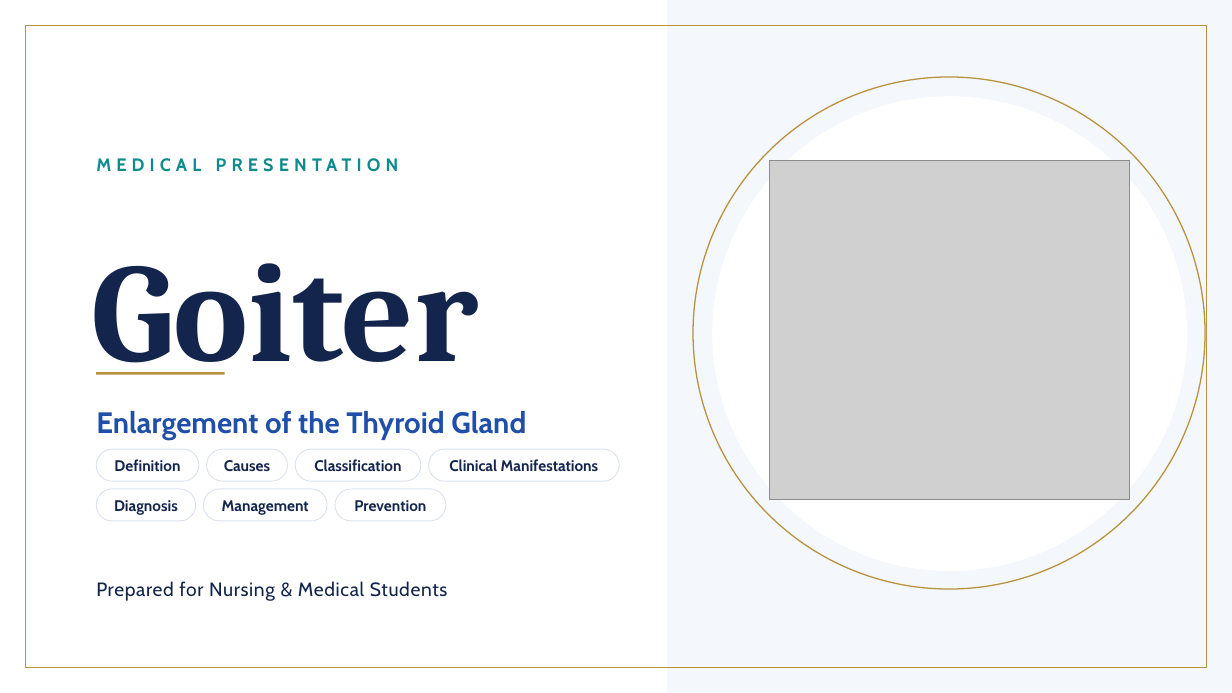
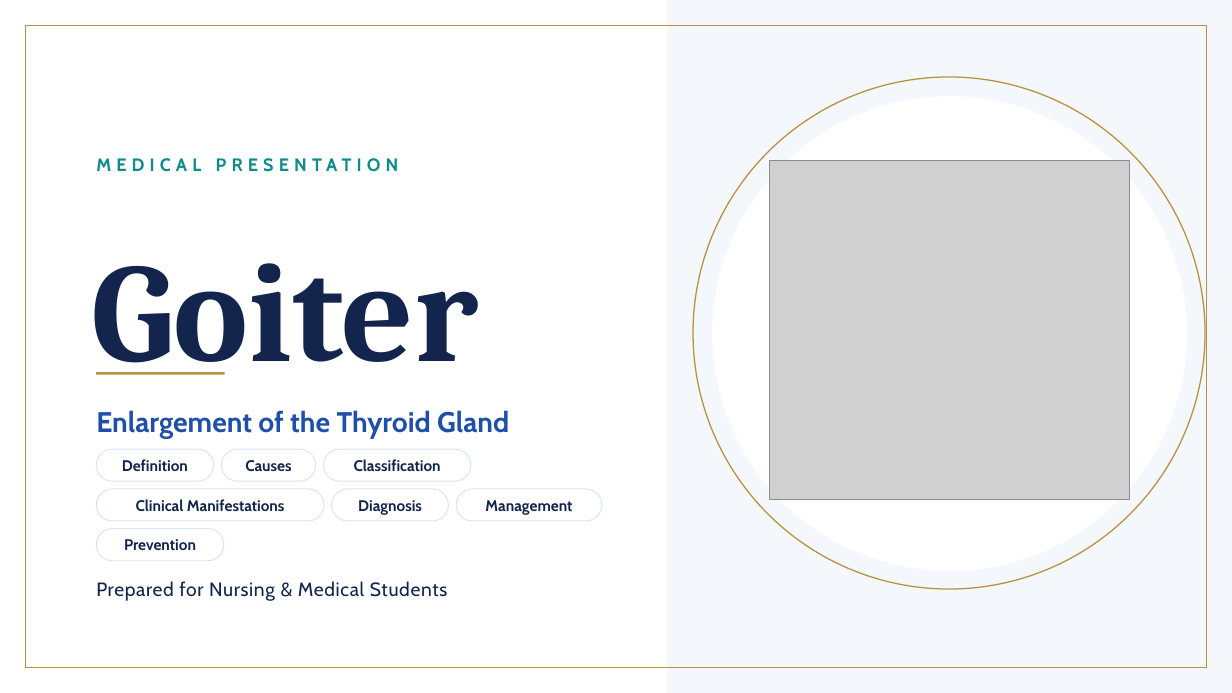
Before and after one commit to amrkarm548-ops/DSLIDES, a slide deck: slide 1 of Goiter_Presentation.pptx. Drawn at 1232x693 pixels with LibreOffice and Linux fonts; fonts in the diff are those of the drawing; grey boxes stand for pictures. Boxes give left, top, right and bottom in pixels: in the first picture for what was removed or moved away, otherwise in the second. Text is boxed around its words. In the diff, an @@ line names an element or a change of style, - is before the commit and + after.

Commit message:
Fix cover overlap for real: measure text with widest substitute font and scale to fit one line

```diff
--- a/Goiter_Presentation.pptx
+++ b/Goiter_Presentation.pptx
@@ text "Enlargement of the Thyroid Gland" at [96, 410, 509, 438]: size 23 to 22.2 pt @@
@@ rounded rectangle: place and size @@
-rounded rectangle at [96, 449, 199, 482]
+rounded rectangle at [96, 449, 213, 482]
@@ rounded rectangle: place and size @@
-rounded rectangle at [207, 449, 287, 482]
+rounded rectangle at [222, 449, 316, 482]
@@ rounded rectangle: place and size @@
-rounded rectangle at [295, 449, 421, 482]
+rounded rectangle at [323, 449, 471, 482]
@@ text "Definition": place and size @@
-text "Definition" at [114, 459, 180, 471]
+text "Definition" at [122, 459, 188, 471]
@@ text "Causes": place and size @@
-text "Causes" at [224, 460, 270, 471]
+text "Causes" at [245, 460, 291, 471]
@@ text "Classification": place and size @@
-text "Classification" at [314, 459, 401, 471]
+text "Classification" at [354, 459, 441, 471]
@@ text "Clinical Manifestations": place and size @@
-text "Clinical Manifestations" at [449, 459, 599, 471]
+text "Clinical Manifestations" at [136, 499, 285, 511]
@@ rounded rectangle: place and size @@
-rounded rectangle at [429, 449, 619, 482]
+rounded rectangle at [96, 489, 324, 521]
@@ text "Diagnosis": place and size @@
-text "Diagnosis" at [114, 500, 178, 515]
+text "Diagnosis" at [358, 500, 422, 515]
@@ rounded rectangle: place and size @@
-rounded rectangle at [96, 489, 196, 521]
+rounded rectangle at [332, 489, 448, 521]
@@ text "Management": place and size @@
-text "Management" at [222, 500, 309, 515]
+text "Management" at [485, 500, 572, 515]
@@ rounded rectangle: place and size @@
-rounded rectangle at [203, 489, 327, 521]
+rounded rectangle at [457, 489, 603, 521]
@@ text "Prevention": place and size @@
-text "Prevention" at [354, 500, 426, 511]
+text "Prevention" at [124, 539, 196, 550]
@@ rounded rectangle: place and size @@
-rounded rectangle at [335, 489, 445, 521]
+rounded rectangle at [96, 529, 224, 561]
```
Also in this commit, not shown: 20 other slides changed.
